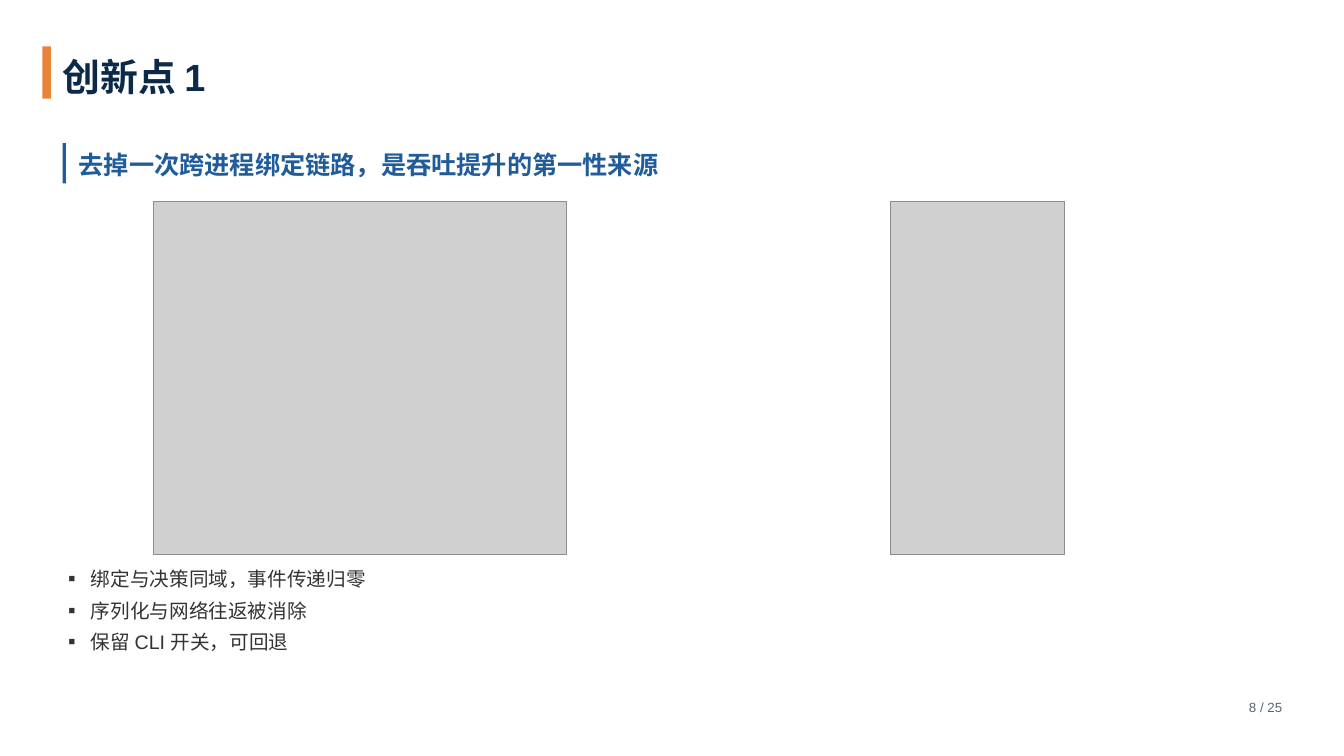
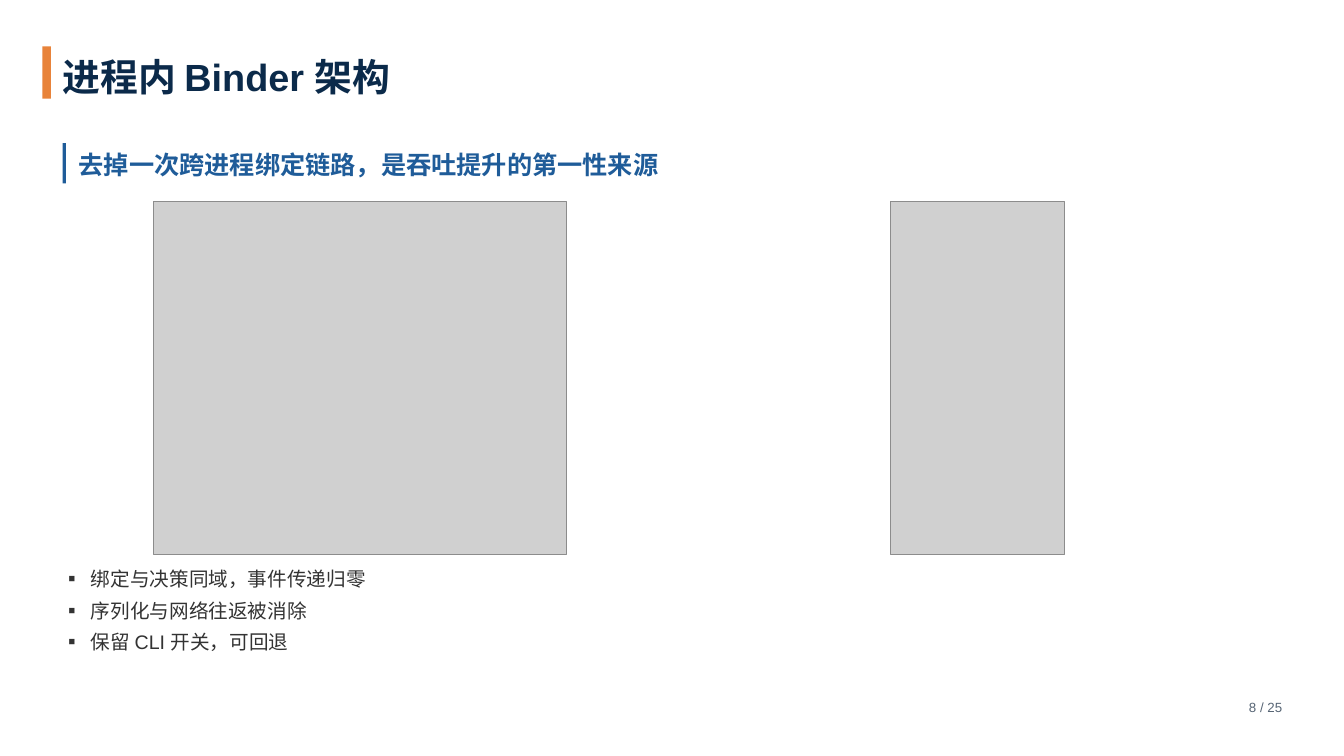
Before and after one commit to tengfei86/godel-scheduler, a slide deck: slide 8 of docs/thesis/defense/答辩PPT-基于etcd的分布式Kubernetes调度器.pptx. Drawn at 1344x756 pixels with LibreOffice and Linux fonts; fonts in the diff are those of the drawing; grey boxes stand for pictures. Boxes give left, top, right and bottom in pixels: in the first picture for what was removed or moved away, otherwise in the second. Text is boxed around its words. In the diff, an @@ line names an element or a change of style, - is before the commit and + after.

Commit message:
docs(thesis): 创新点页标题改为内容型（进程内 Binder 架构 / 四层绑定容错）
「创新点 1」「创新点 2」作为页标题信息量为零，读者看不出讲的是什么。
改为与内容对应的名词性标题：

- P8：创新点 1 → 进程内 Binder 架构（对应第 5 章标题，页内含 fig5-1a/b 对比）
- P10：创新点 2 → 四层绑定容错（页内为 Layer 0~3 时间轴）

创新点的"身份"仍由 P4「研究内容与创新点」总览页交代，不丢信息。

```diff
--- a/docs/thesis/defense/答辩PPT-基于etcd的分布式Kubernetes调度器.pptx
+++ b/docs/thesis/defense/答辩PPT-基于etcd的分布式Kubernetes调度器.pptx
@@ text at box(62, 59, 391, 95): text changed @@
-创新点 1
+进程内 Binder 架构
```
Also in this commit, not shown: 1 other slide changed, 3 other files.
